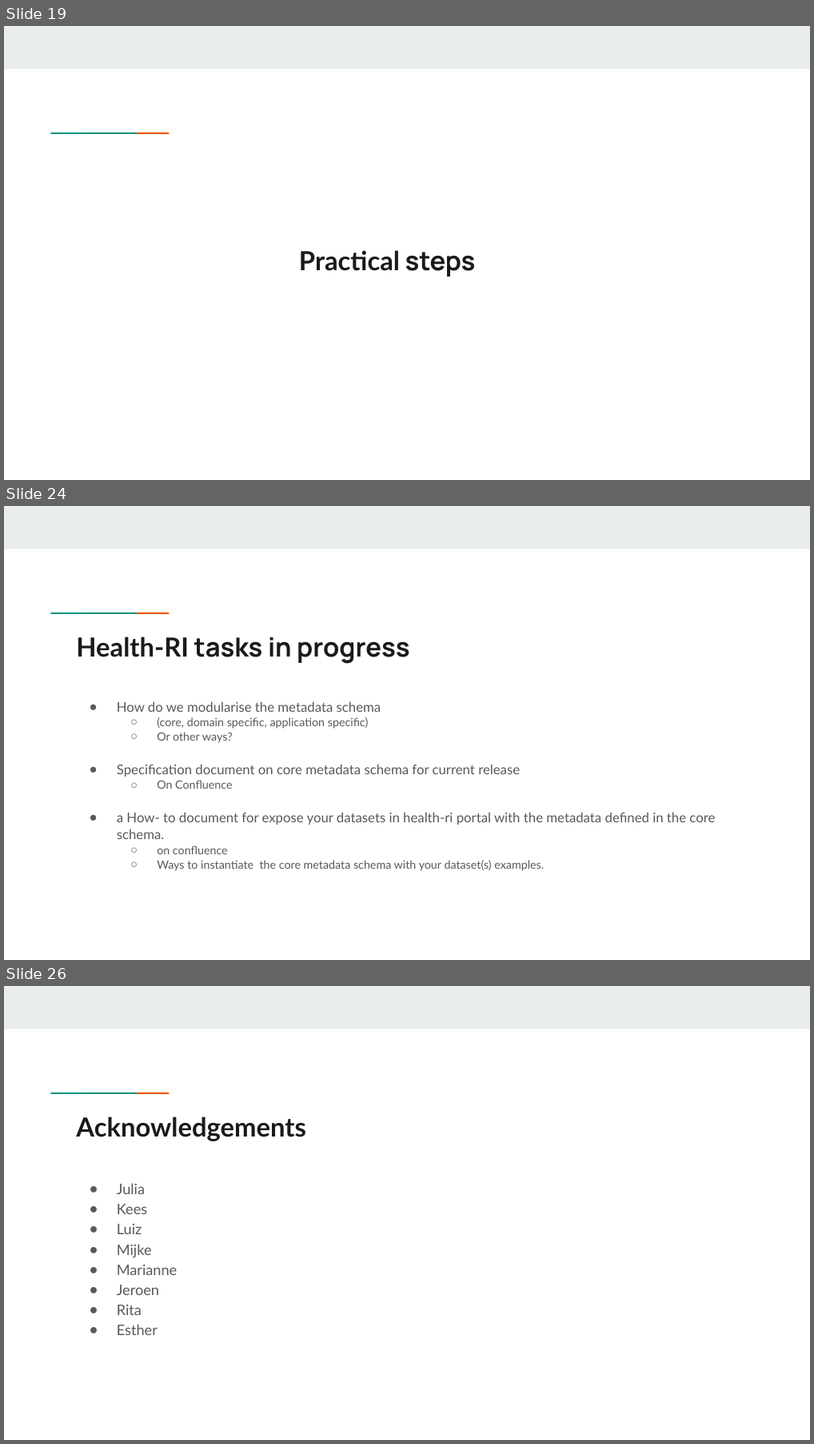
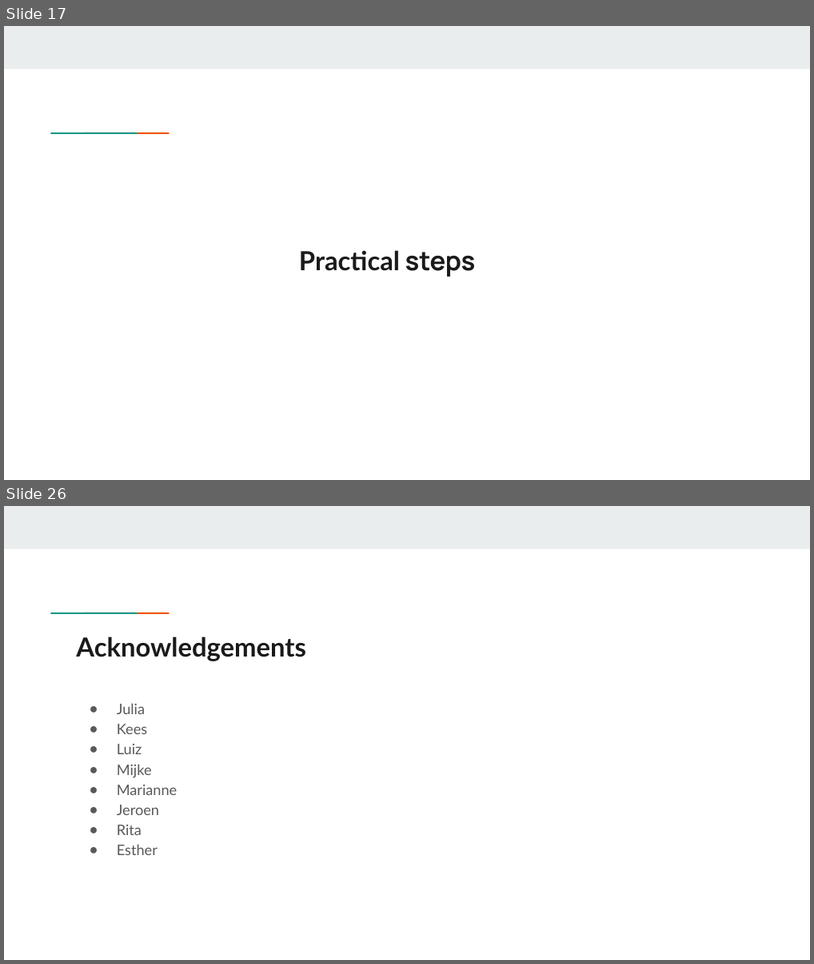
Before and after one commit to Health-RI/health-ri-metadata, a slide deck: Presentations/[DRAFT]HRI_Metadata_Schema_ImagingGroup_KickOff.pptx. Shown one above the other, each under a label of ours: slides 19, 24 and 26 before the commit, slides 17 and 26 after it; the slides between them are not shown. The pictures are 814x1444 and 814x964 pixels, drawn with LibreOffice and Linux fonts; fonts in the diff are those of the drawing. Boxes give left, top, right and bottom in pixels: in the first picture for what was removed or moved away, otherwise in the second. Text is boxed around its words. In the diff, an @@ line names an element or a change of style, - is before the commit and + after.

```diff
--- a/Presentations/[DRAFT]HRI_Metadata_Schema_ImagingGroup_KickOff.pptx
+++ b/Presentations/[DRAFT]HRI_Metadata_Schema_ImagingGroup_KickOff.pptx
@@ slide 24 removed at [4, 506, 810, 960], background #FFFFFF; not listed: 3 template elements that a slide beside it also shows @@
@@ title removed at [76, 636, 410, 664] @@
-Health-RI tasks in progress
@@ text removed at [117, 701, 715, 871] @@
-● How do we modularise the metadata schema
-  ○ (core, domain specific, application specific)
-  ○ Or other ways?
-● Specification document on core metadata schema for current release
-  ○ On Confluence
-● a How- to document for expose your datasets in health-ri portal with the metadata defined in the core schema.
-  ○ on confluence
-  ○ Ways to instantiate the core metadata schema with your dataset(s) examples.
@@ what was slide 19 is now slide 17 @@
```
Also in this commit, not shown: 7 slides changed, 2 slides added, 1 other slide removed, 1 other file.
